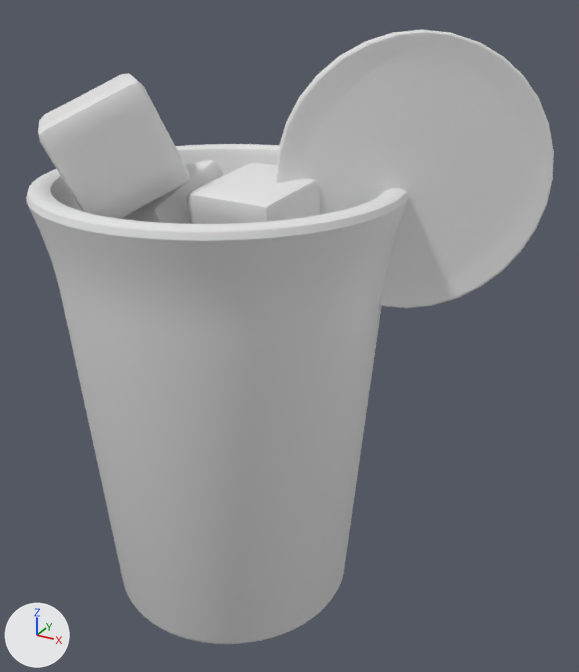
Before and after pictures for a commit that changed the OBJ model public/assets/drink-baked/blog0102.obj.
One viewpoint serves both versions: a camera (50 mm lens) standing at (3.42, -5.13, 5.07) and looking at (0.54, 0.1, 2.46). The lights are fixed; the arrows at lower left show +X, +Y and +Z. The first picture is the older version. Where no turn or scale is listed for an object, it has been applied to the vertices.
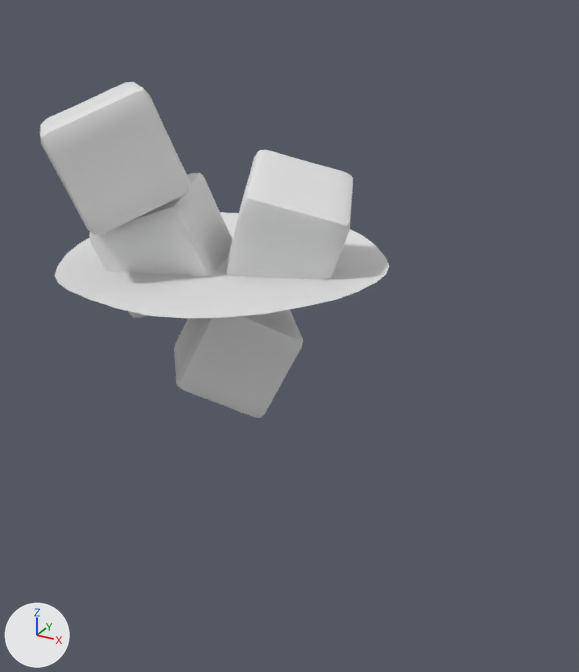
Changed parts and their boxes [x1, y1, x2, y2] in the pictures (579 x 672 px; the box of a moved part takes in the faces that stretch with it):
'Cylinder', deleted: before [26, 144, 409, 644]
'Circle.001', deleted: before [276, 29, 554, 308]
'Cube.003', reshaped: before [38, 73, 189, 219]; after [40, 82, 190, 235]
'Cube.002', reshaped: before [187, 163, 320, 224]; after [225, 150, 353, 304]
'Cube.001', reshaped: before [121, 160, 224, 224]; after [89, 173, 232, 318]
part 1 of me_cube, moved or reshaped (not visible before): after [174, 309, 303, 418]
part 5 of me_plane, moved or reshaped (not visible before): after [55, 212, 389, 318]

What changed in the scene script:
```text
Change me_cube:
    used by ob_cube; location = (0.0, 0.0, 0.0)
    remove me_cube.from_pydata(...)  # 386 vertices, 384 faces; spans x -0.647..0.626, y -0.635..0.616, z 1.783..2.881
    add me_cube.from_pydata(...)  # 386 vertices, 384 faces; spans x -0.567..0.679, y -0.551..0.649, z 1.767..2.799
    me_cube part 1: the whole mesh is multiplied about its middle by the matrix ((-0.932, -0.342, 0.121), (-0.001, 0.337, 0.941), (-0.363, 0.877, -0.315)), then moved by (0.066, 0.059, -0.049)
Change me_cube_001:
    used by ob_cube_001; location = (0.0, 0.0, 0.0)
    remove me_cube_001.from_pydata(...)  # 386 vertices, 384 faces; spans x -0.985..0.039, y -0.509..0.562, z 2.681..3.782
    add me_cube_001.from_pydata(...)  # 386 vertices, 384 faces; spans x -0.994..0.134, y -0.706..0.367, z 2.621..3.678
    me_cube_001 part 2: the whole mesh is multiplied about its middle by the matrix ((0.899, -0.404, -0.172), (0.43, 0.887, 0.166), (0.085, -0.223, 0.971)), then moved by (0.043, -0.196, -0.082)
Change me_cube_002:
    used by ob_cube_002; location = (0.0, 0.0, 0.0)
    remove me_cube_002.from_pydata(...)  # 386 vertices, 384 faces; spans x -0.038..0.891, y -0.565..0.415, z 2.905..3.81
    add me_cube_002.from_pydata(...)  # 386 vertices, 384 faces; spans x -0.092..1.086, y -0.368..0.736, z 2.791..3.886
    me_cube_002 part 3: the whole mesh is multiplied about its middle by the matrix ((0.198, -0.945, 0.26), (-0.165, -0.294, -0.942), (0.966, 0.144, -0.214)), then moved by (0.07, 0.259, -0.019)
Change me_cube_003:
    used by ob_cube_003; location = (0.0, 0.0, 0.0)
    remove me_cube_003.from_pydata(...)  # 386 vertices, 384 faces; spans x -1.222..0.006, y -1.117..0.096, z 3.436..4.464
    add me_cube_003.from_pydata(...)  # 386 vertices, 384 faces; spans x -1.167..0.051, y -1.159..0.039, z 3.402..4.419
    me_cube_003 part 4: the whole mesh is multiplied about its middle by the matrix ((0.507, -0.51, -0.694), (-0.436, 0.543, -0.718), (0.743, 0.667, 0.053)), then moved by (0.05, -0.05, -0.039)
Change me_plane:
    used by ob_plane; location = (0.0, 0.0, 0.0)
    remove me_plane.from_pydata(...)  # 248 vertices, 70 faces; spans x -1.31..1.31, y -1.31..1.31, z 3.03..3.1
    add me_plane.from_pydata(...)  # 218 vertices, 161 faces; spans x -1.31..1.31, y -1.31..1.31, z 3.02..3.1
    me_plane part 5: 8 vertices moved from x -1.23..1.23, y -1.11..1.11, z 3.05..3.06 to x -1.29..1.29, y -1.11..1.11, z 3.05..3.06; 170 vertices removed from x -1.3..1.3, y -1.3..1.3, z 3.03..3.1; 140 vertices added at x -1.29..1.29, y -1.29..1.29, z 3.02..3.1
Remove ob_circle_001:
    ob_circle_001 = bpy.data.objects.new('Circle.001', me_circle_001)
    ob_circle_001.location = (0.0, 0.0, 0.0)
Remove ob_cylinder:
    ob_cylinder = bpy.data.objects.new('Cylinder', me_cylinder)
    ob_cylinder.location = (0.0, 0.0, 0.0)
```
